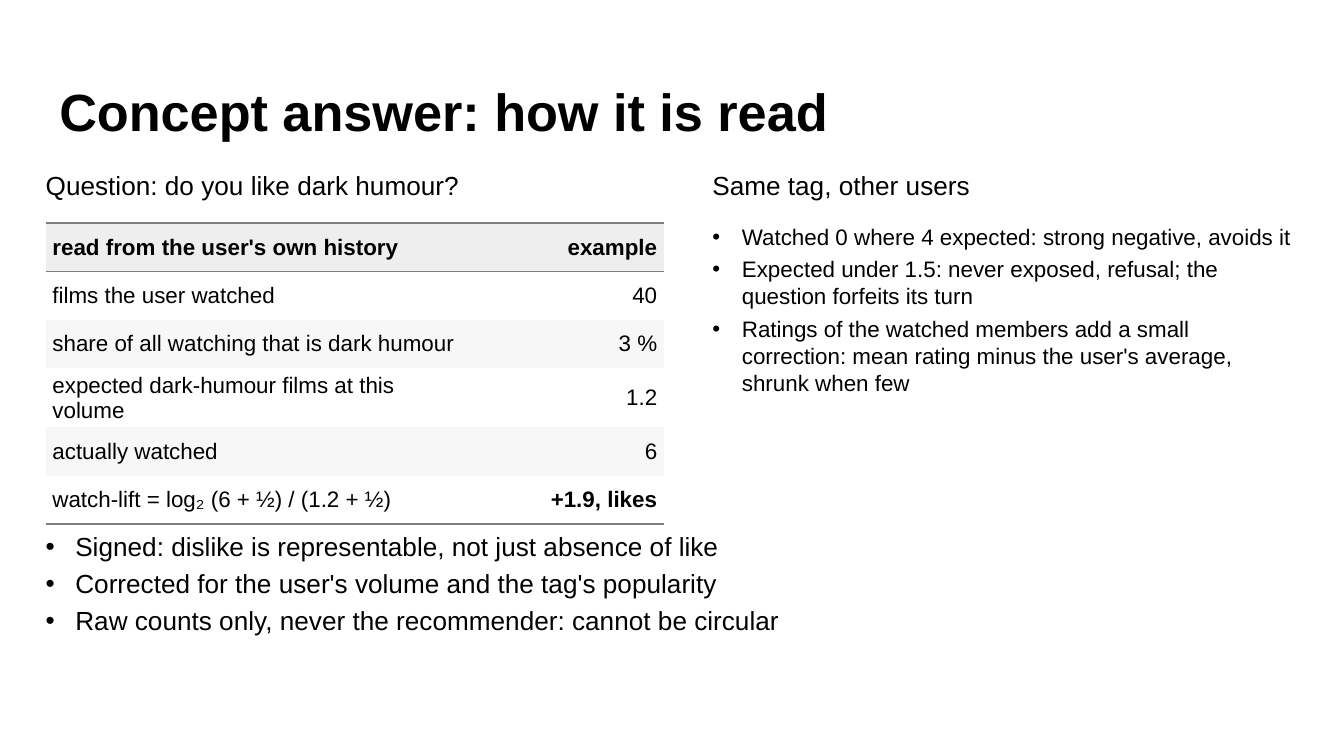
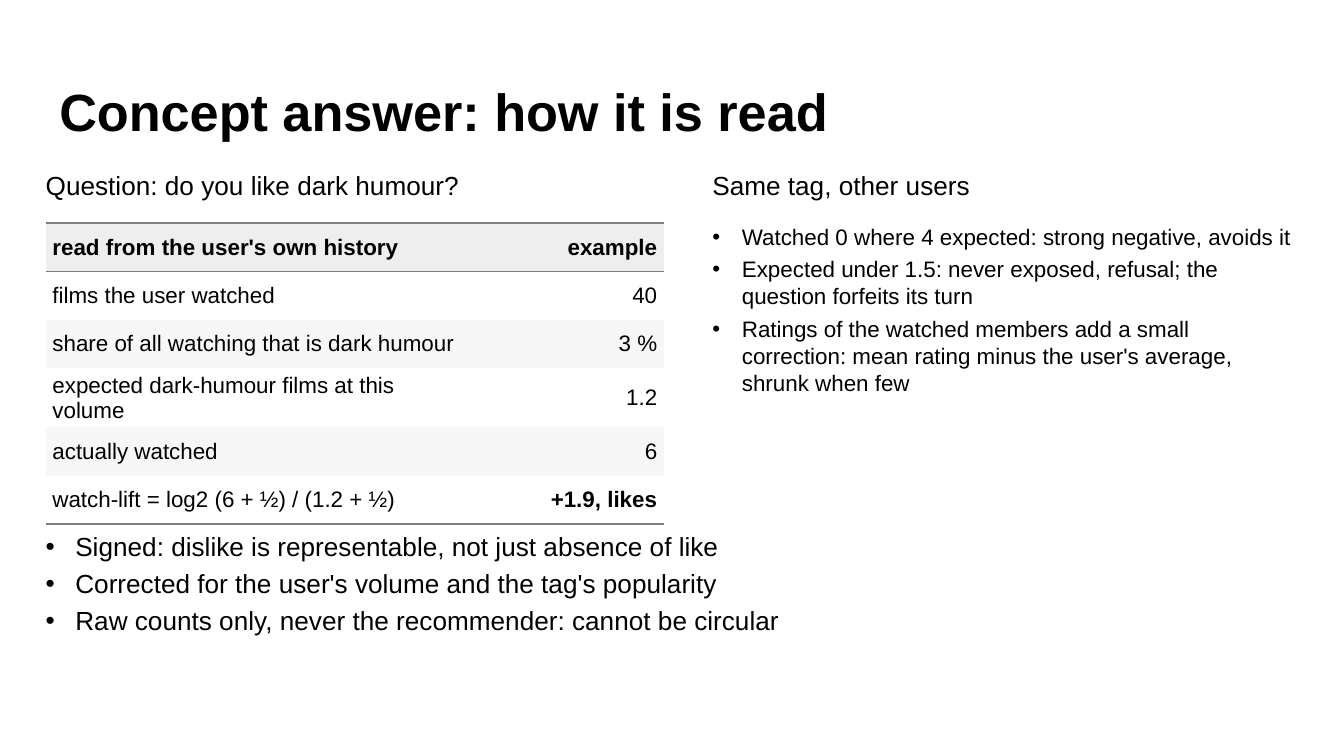
Before and after one commit to makarovaalexa-brch/casper, a slide deck: slide 1 of new_chapters/slides/slide_concept_answer.pptx. Drawn at 1344x756 pixels with LibreOffice and Linux fonts; fonts in the diff are those of the drawing; background and template pictures are left out. Boxes give left, top, right and bottom in pixels: in the first picture for what was removed or moved away, otherwise in the second. Text is boxed around its words. In the diff, an @@ line names an element or a change of style, - is before the commit and + after.

```diff
--- a/new_chapters/slides/slide_concept_answer.pptx
+++ b/new_chapters/slides/slide_concept_answer.pptx
@@ table at box(46, 223, 664, 516) @@
-row 6, column 1: watch-lift = log₂ (6 + ½) / (1.2 + ½)
+row 6, column 1: watch-lift = log2 (6 + ½) / (1.2 + ½)
```
